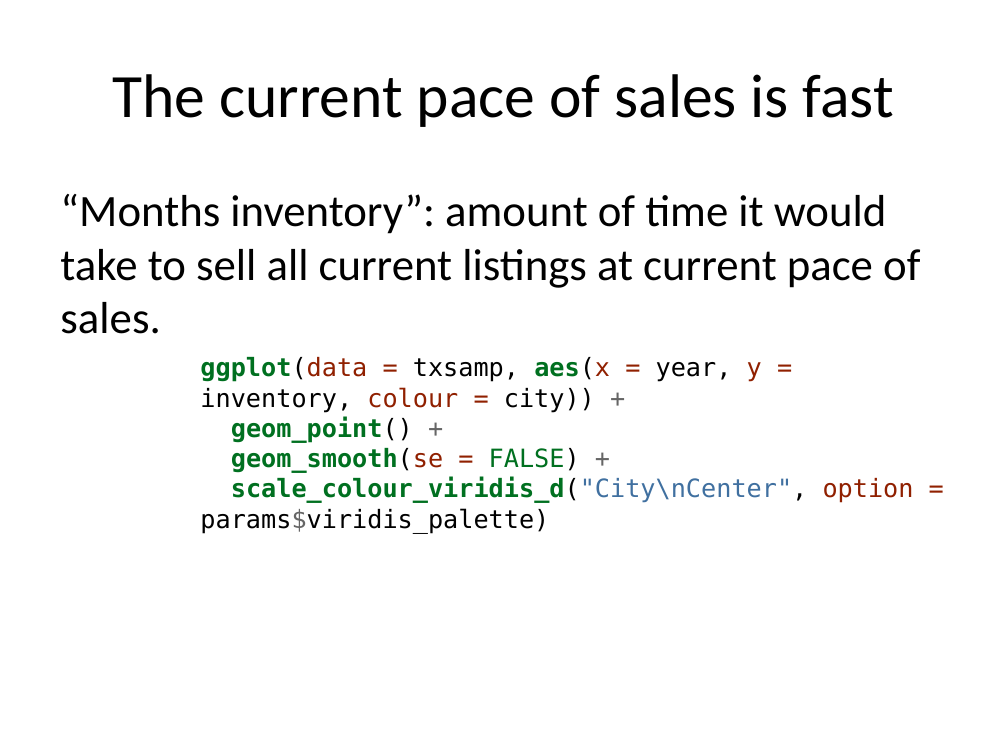
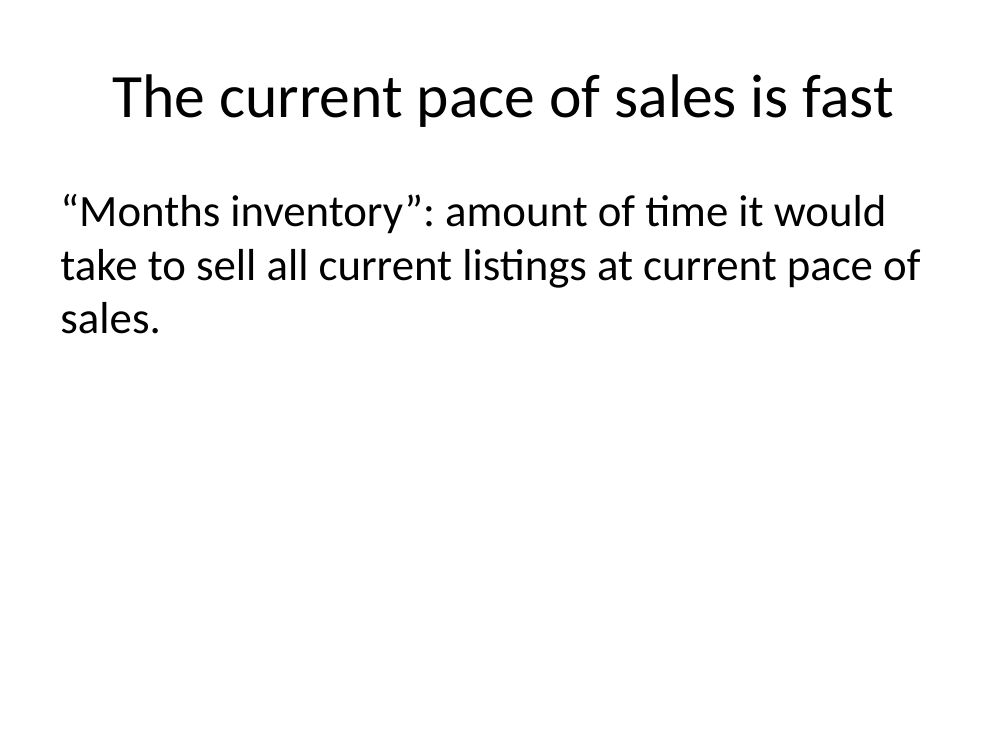
Before and after one commit to apreshill/rmd-render-factory, a slide deck: slide 8 of gallery/outputs/slides/powerpoint_presentation.pptx (slide 11 before the commit). Drawn at 1008x756 pixels with LibreOffice and Linux fonts; fonts in the diff are those of the drawing. Boxes give left, top, right and bottom in pixels: in the first picture for what was removed or moved away, otherwise in the second. Text is boxed around its words. In the diff, an @@ line names an element or a change of style, - is before the commit and + after.

```diff
--- a/gallery/outputs/slides/powerpoint_presentation.pptx
+++ b/gallery/outputs/slides/powerpoint_presentation.pptx
@@ text at [200,357,914,534]: paragraph removed @@
-ggplot(data = txsamp, aes(x = year, y = inventory, colour = city)) +
-geom_point() +
-geom_smooth(se = FALSE) +
-scale_colour_viridis_d("City\nCenter", option = params$viridis_palette)
```
Also in this commit, not shown: 5 other slides changed, 1 slide added, 4 slides removed, 20 other files.
